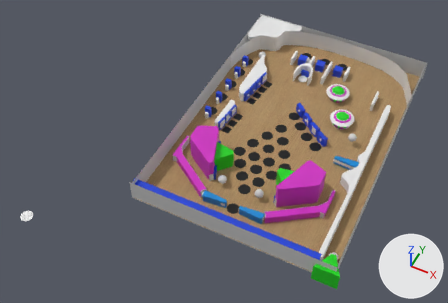
Two versions of the COLLADA model output.dae, one commit apart.
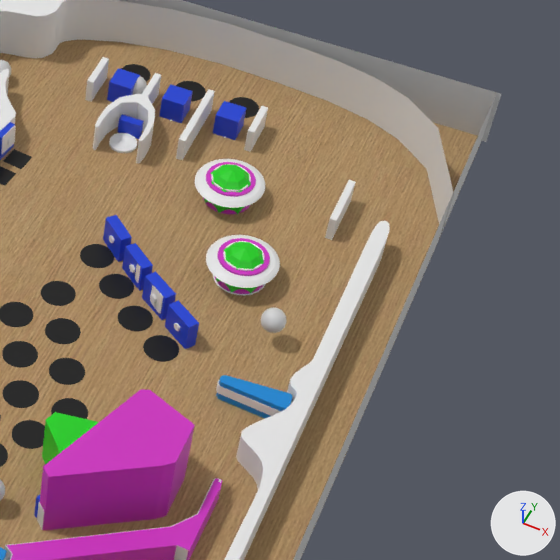
Old and new are each drawn whole from a 50 mm camera at (10.35, -13.53, 14.85) aimed at (4.38, -1.59, -0.07) and again close up on the part from 58% to 100% of the width and 10% to 72% of the height. Lighting does not change. The marker at lower right points along +X, +Y and +Z. Where no turn or scale is listed for an object, it has been applied to the vertices.

Names of what the first close-up shows: 'BALL_4', 'FLIPPER_002', 'FORCE_003', 'PLANE_0', 'PLANE_1', 'PLANE_3', 'PV_right', 'PV_top', 'PV_top_rail', 'PV_top_scoop_side', 'P_right_inlane', 'top_1', 'top_2'.
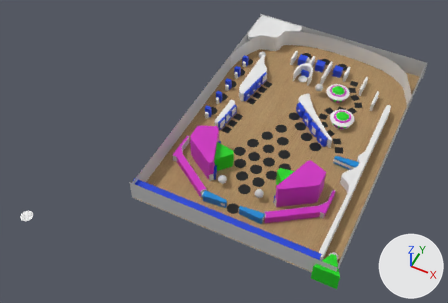
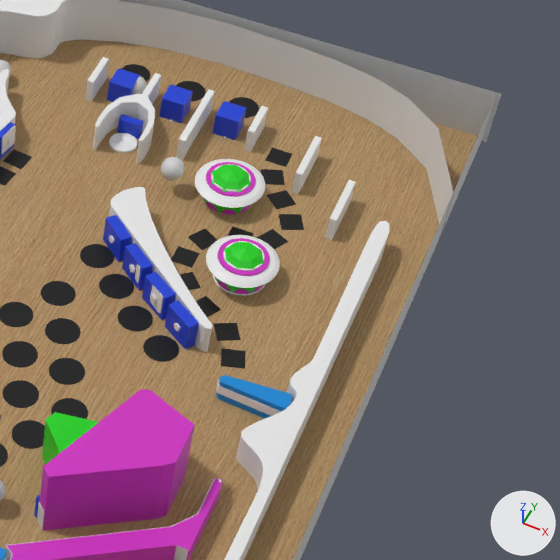
The change in detail:
Picture 'square_insert_none.png' (img_square_insert_none_png) is new.
Material 'square_insert_none' (mat_square_insert_none) is new.
Its texture is img_square_insert_none_png.
Its roughness is 0.44.
Mesh me_mesh_003 is new.
It has 96 vertices, 188 faces and spans x -0.98..0.7, y -0.81..0.91, z -0.21..0.21.
Mesh me_cube_060 is new.
It has 4 vertices, 2 faces and spans x -0.16..0.16, y -0.16..0.16, z 0.0.
It uses material mat_square_insert_none (picture img_square_insert_none_png).
Mesh me_cube_061 is new.
It has 4 vertices, 2 faces and spans x -0.173..0.173, y -0.173..0.173, z 0.0.
It uses material mat_square_insert_none (picture img_square_insert_none_png).
Mesh me_cube_062 is new.
It has 4 vertices, 2 faces and spans x -0.173..0.173, y -0.173..0.173, z 0.0.
It uses material mat_square_insert_none (picture img_square_insert_none_png).
Mesh me_cube_063 is new.
It has 4 vertices, 2 faces and spans x -0.179..0.179, y -0.179..0.179, z 0.0.
It uses material mat_square_insert_none (picture img_square_insert_none_png).
Mesh me_cube_064 is new.
It has 4 vertices, 2 faces and spans x -0.127..0.127, y -0.127..0.127, z 0.0.
It uses material mat_square_insert_none (picture img_square_insert_none_png).
Mesh me_cube_065 is new.
It has 4 vertices, 2 faces and spans x -0.174..0.174, y -0.174..0.174, z 0.0.
It uses material mat_square_insert_none (picture img_square_insert_none_png).
Mesh me_cube_067 is new.
It has 4 vertices, 2 faces and spans x -0.172..0.172, y -0.172..0.172, z 0.0.
It uses material mat_square_insert_none (picture img_square_insert_none_png).
Mesh me_cube_068 is new.
It has 4 vertices, 2 faces and spans x -0.17..0.17, y -0.17..0.17, z 0.0.
It uses material mat_square_insert_none (picture img_square_insert_none_png).
Mesh me_cube_069 is new.
It has 4 vertices, 2 faces and spans x -0.18..0.18, y -0.18..0.18, z 0.0.
It uses material mat_square_insert_none (picture img_square_insert_none_png).
Mesh me_cube_070 is new.
It has 4 vertices, 2 faces and spans x -0.167..0.167, y -0.167..0.167, z 0.0.
It uses material mat_square_insert_none (picture img_square_insert_none_png).
Object 'BALL_4' (ob_ball_4) moves from (7.94, 0.47, 0.31) to (6.15, 2.22, 0.31).
Object 'PV_middle' (ob_pv_middle) is new; it shows me_mesh_003.
Its location is (6.7, 0.81, 0.15).
Object 'PV_top6' (ob_pv_top6) is new; it shows a copy of the mesh of ob_pv_top5.
Its location is (7.46, 3.15, 0.15).
Object 'LIGHT_045' (ob_light_045) is new; it shows me_cube_060.
Its location is (7.69, 0.05, 0.0).
Object 'LIGHT_046' (ob_light_046) is new; it shows me_cube_061.
Its location is (7.5, 0.38, 0.0).
Object 'LIGHT_047' (ob_light_047) is new; it shows me_cube_062.
Its location is (7.16, 0.62, 0.0).
Object 'LIGHT_048' (ob_light_048) is new; it shows me_cube_063.
Its location is (6.84, 0.89, 0.0).
Object 'LIGHT_049' (ob_light_049) is new; it shows me_cube_064.
Its location is (6.7, 1.25, 0.0).
Object 'LIGHT_050' (ob_light_050) is new; it shows me_cube_065.
Its location is (6.78, 1.61, 0.0).
Object 'LIGHT_051' (ob_light_051) is new; it shows a copy of me_cube_064.
Its location is (7.13, 1.83, 0.0).
Object 'LIGHT_052' (ob_light_052) is new; it shows me_cube_067.
Its location is (7.48, 1.95, 0.0).
Object 'LIGHT_053' (ob_light_053) is new; it shows me_cube_068.
Its location is (7.58, 2.32, 0.0).
Object 'LIGHT_054' (ob_light_054) is new; it shows me_cube_069.
Its location is (7.36, 2.62, 0.0).
Object 'LIGHT_055' (ob_light_055) is new; it shows me_cube_070.
Its location is (7.14, 2.94, 0.0).
Object 'LIGHT_056' (ob_light_056) is new; it shows a copy of me_cube_064.
Its location is (7.1, 3.3, 0.0).

Changed parts and their boxes [x1, y1, x2, y2] in the close-ups (560 x 560 px):
'PV_middle', added: after [109, 187, 212, 352]
'BALL_4', moved: before [261, 308, 287, 333]; after [161, 157, 185, 181]
'PV_top6', added: after [292, 136, 322, 194]
'LIGHT_045', added (black): after [221, 349, 246, 369]
'LIGHT_046', added (black): after [213, 323, 240, 341]
'LIGHT_049', added: after [171, 246, 200, 268]
'LIGHT_053', added: after [279, 214, 304, 230]
'LIGHT_050', added: after [188, 229, 217, 250]
'LIGHT_054', added: after [267, 190, 296, 209]
'LIGHT_056', added: after [265, 148, 292, 167]
'LIGHT_052', added: after [257, 229, 288, 249]
'LIGHT_055', added: after [261, 169, 285, 185]
'LIGHT_047', added: after [196, 296, 221, 317]
'LIGHT_048', added: after [179, 272, 201, 290]
'LIGHT_051', added: after [228, 226, 254, 236]
